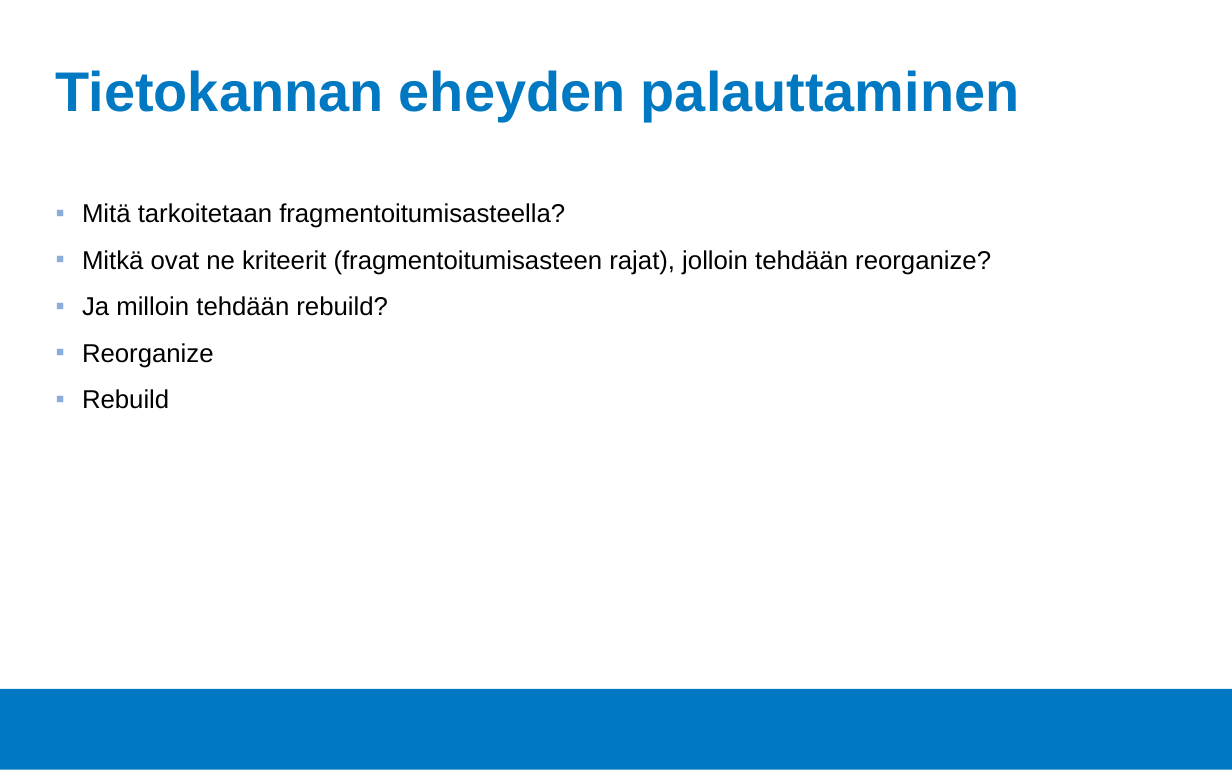
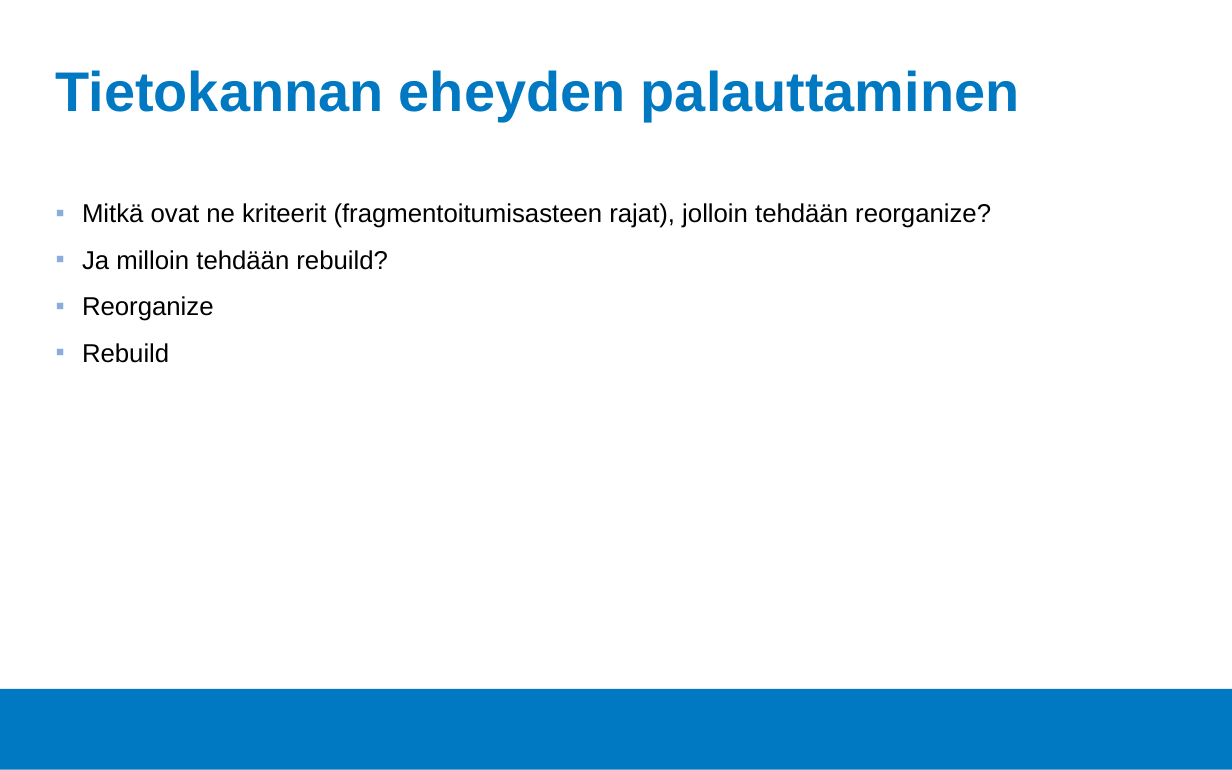
Before and after one commit to Tietokantahallinta/Tietokantahallinta.github.io, a slide deck: slide 4 of luennot/viikko05/Luentokalvot_05.odp. Drawn at 1232x770 pixels with LibreOffice and Linux fonts; fonts in the diff are those of the drawing; background and template pictures are left out. Boxes give left, top, right and bottom in pixels: in the first picture for what was removed or moved away, otherwise in the second. Text is boxed around its words. In the diff, an @@ line names an element or a change of style, - is before the commit and + after.

```diff
--- a/luennot/viikko05/Luentokalvot_05.odp
+++ b/luennot/viikko05/Luentokalvot_05.odp
@@ text at [82,203,565,228]: paragraph removed @@
-▪ Mitä tarkoitetaan fragmentoitumisasteella?
```
Also in this commit, not shown: 4 other slides changed, 14 other files.
